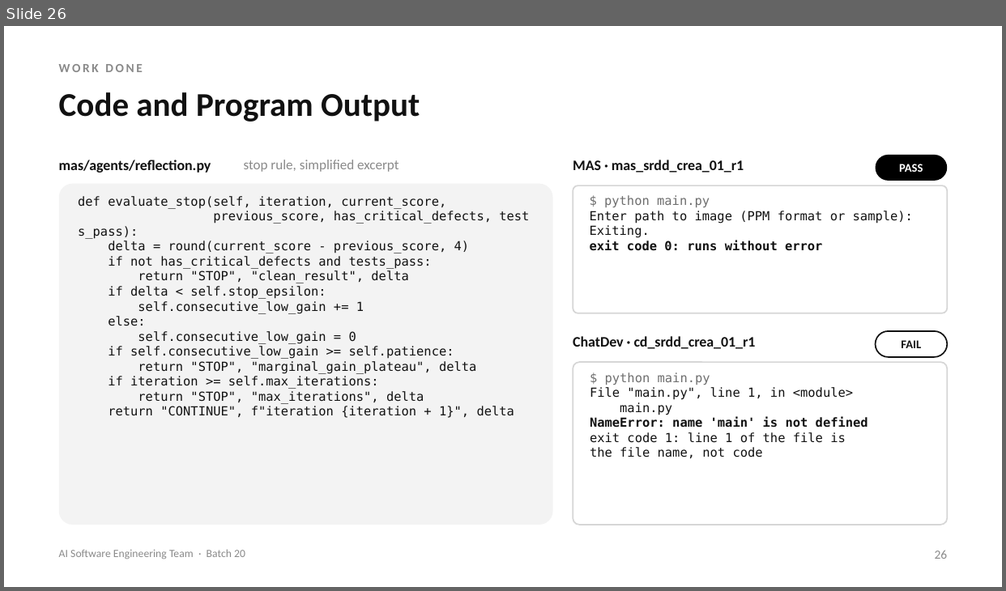
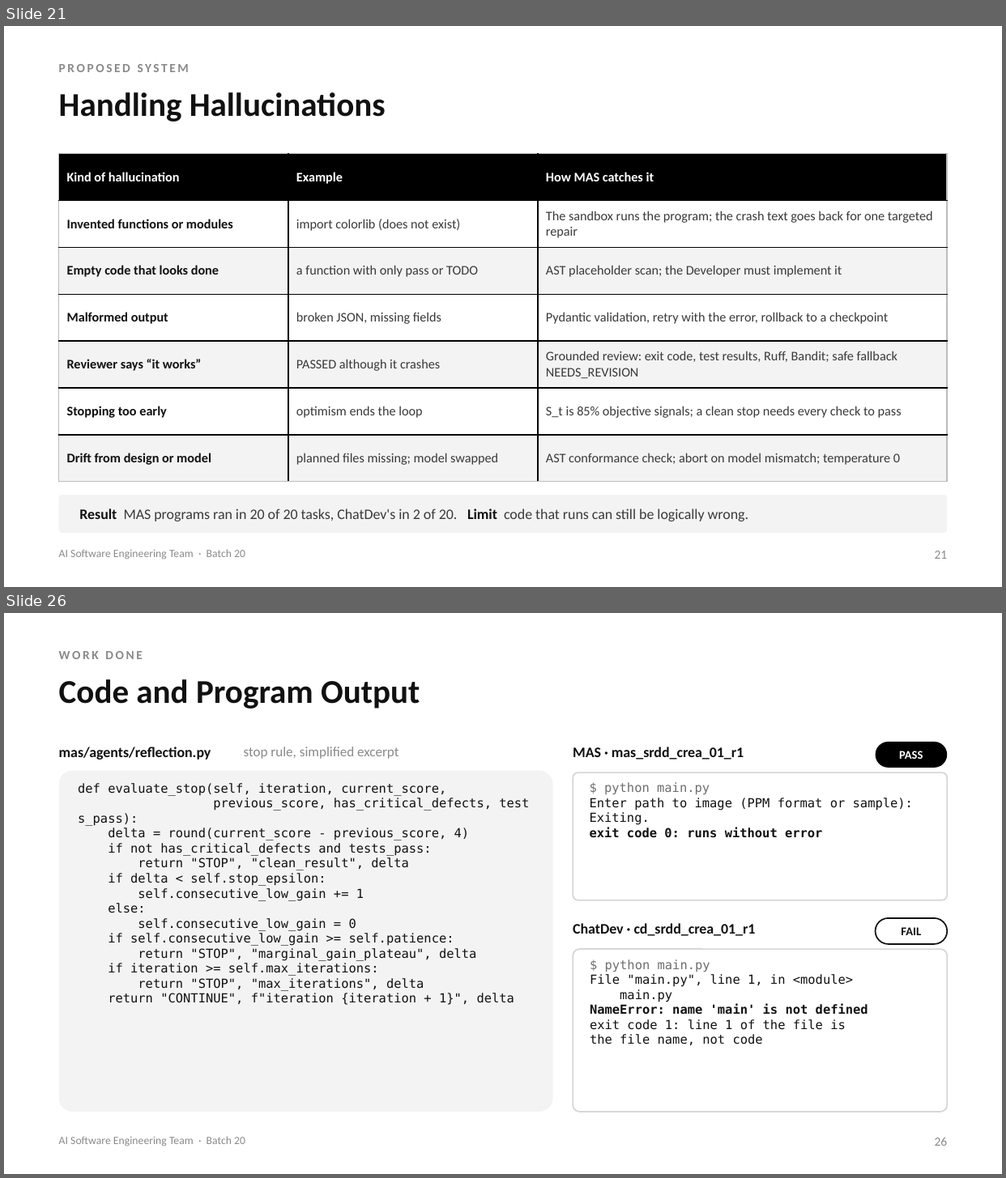
Before and after one commit to Varshith-092006/MAS, a slide deck: presentation/MAS_2nd_Review.pptx. Shown one above the other, each under a label of ours: slide 26 before the commit, slides 21 and 26 after it; the slides between them are not shown. The pictures are 1006x591 and 1006x1178 pixels, drawn with LibreOffice and Linux fonts; fonts in the diff are those of the drawing. Boxes give left, top, right and bottom in pixels: in the first picture for what was removed or moved away, otherwise in the second. Text is boxed around its words. In the diff, an @@ line names an element or a change of style, - is before the commit and + after.

```diff
--- a/presentation/MAS_2nd_Review.pptx
+++ b/presentation/MAS_2nd_Review.pptx
@@ slide 21 added at box(4, 26, 1002, 587), background #FFFFFF @@
@@ text added at box(59, 64, 189, 72), 9 pt, text #8A8A8A, bold @@
+PROPOSED SYSTEM
@@ text added at box(59, 92, 386, 122), 24 pt, text #111111, bold @@
+Handling Hallucinations
@@ table added at box(59, 154, 947, 482), 7 rows, 3 columns @@
+Kind of hallucination | Example | How MAS catches it
+Invented functions or modules | import colorlib (does not exist) | The sandbox runs the program; the crash text goes back for one targeted repair
+Empty code that looks done | a function with only pass or TODO | AST placeholder scan; the Developer must implement it
+Malformed output | broken JSON, missing fields | Pydantic validation, retry with the error, rollback to a checkpoint
+Reviewer says “it works” | PASSED although it crashes | Grounded review: exit code, test results, Ruff, Bandit; safe fallback NEEDS_REVISION
+Stopping too early | optimism ends the loop | S_t is 85% objective signals; a clean stop needs every check to pass
+Drift from design or model | planned files missing; model swapped | AST conformance check; abort on model mismatch; temperature 0
@@ rounded rectangle added at box(59, 495, 947, 533), fill #F3F3F3, 10.5 pt, text #3A3A3A @@
+Result MAS programs ran in 20 of 20 tasks, ChatDev's in 2 of 20. Limit code that runs can still be logically wrong.
@@ text added at box(59, 549, 245, 559), 8 pt, text #8A8A8A @@
+AI Software Engineering Team · Batch 20
@@ text added at box(935, 551, 948, 559), 9 pt, text #8A8A8A @@
+21
```
Also in this commit, not shown: 16 slides changed, 7 other slides added, 8 slides removed, 7 other files.
